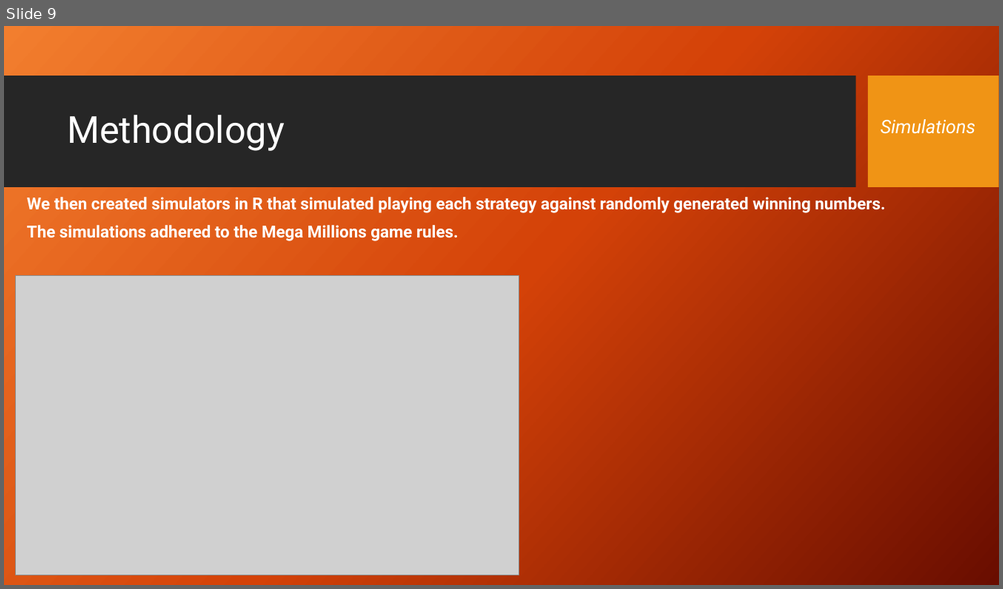
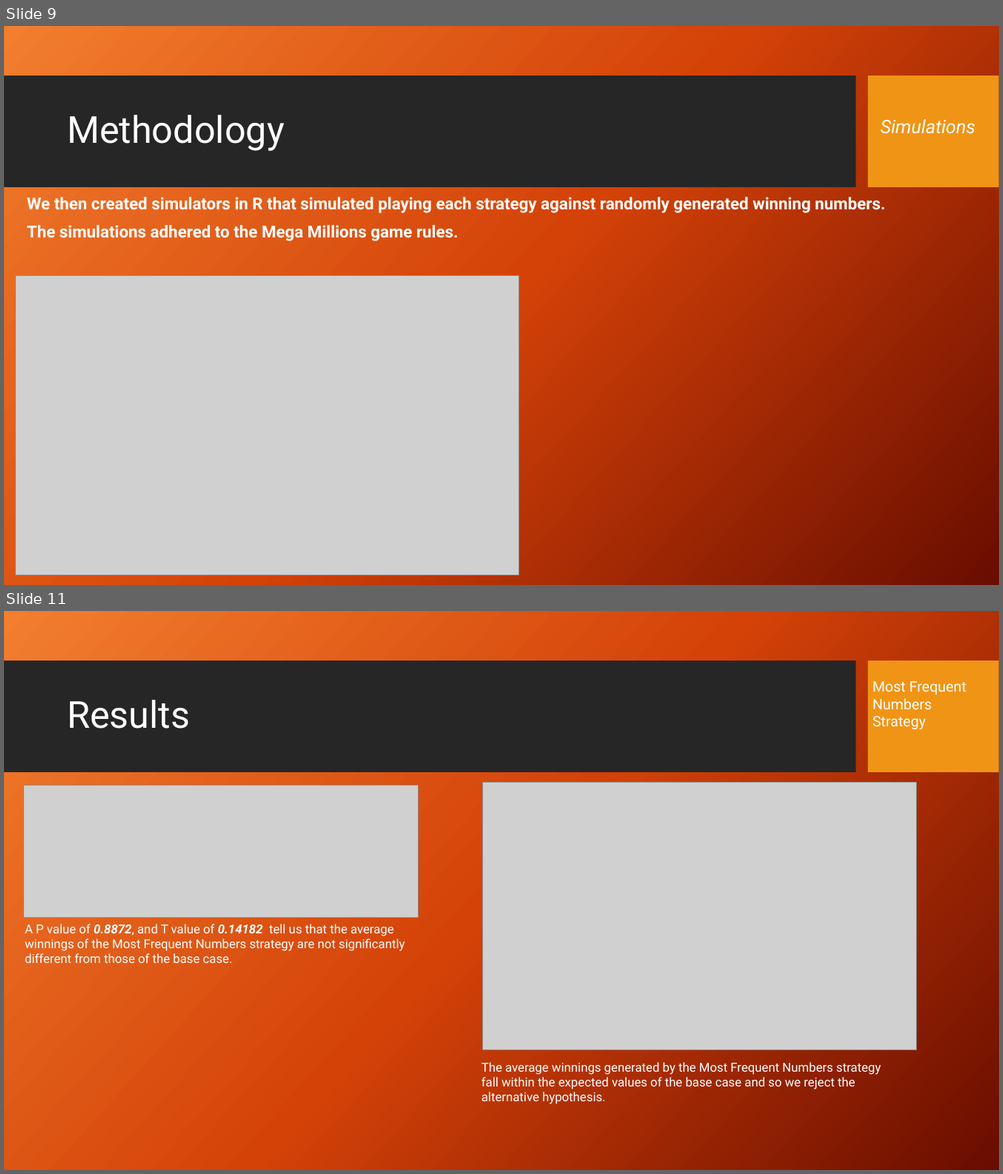
Before and after one commit to stephen-haslett/Data698ResearchProject, a slide deck: Presentation/StephenHaslett-Data698CapstoneProjectPresentation.pptx. Shown one above the other, each under a label of ours: slide 9 before the commit, slides 9 and 11 after it; the slides between them are not shown. The pictures are 1003x589 and 1003x1174 pixels, drawn with LibreOffice and Linux fonts; fonts in the diff are those of the drawing; grey boxes stand for pictures; background and template pictures are left out. Boxes give left, top, right and bottom in pixels: in the first picture for what was removed or moved away, otherwise in the second. Text is boxed around its words. In the diff, an @@ line names an element or a change of style, - is before the commit and + after.

```diff
--- a/Presentation/StephenHaslett-Data698CapstoneProjectPresentation.pptx
+++ b/Presentation/StephenHaslett-Data698CapstoneProjectPresentation.pptx
@@ slide 11 added at [4,611,999,1170], background picture (left out); not listed: 2 template elements that a slide beside it also shows @@
@@ text added at [872,681,966,729], 14 pt, text #FFFFFF @@
+Most Frequent
+Numbers Strategy
@@ title added at [67,700,190,729], 36 pt, text #FFFFFF @@
+Results
@@ picture added at [23,786,418,918] @@
@@ picture added at [482,783,916,1051] @@
@@ text added at [25,924,404,963], 12 pt, text #FFFFFF @@
+A P value of 0.8872, and T value of 0.14182 tell us that the average
+winnings of the Most Frequent Numbers strategy are not significantly
+different from those of the base case.
@@ text added at [481,1062,880,1105], 12 pt, text #FFFFFF @@
+The average winnings generated by the Most Frequent Numbers strategy fall within the expected values of the base case and so we reject the alternative hypothesis.
```
Also in this commit, not shown: 7 slides changed, 4 other slides added, 1 slide removed.
